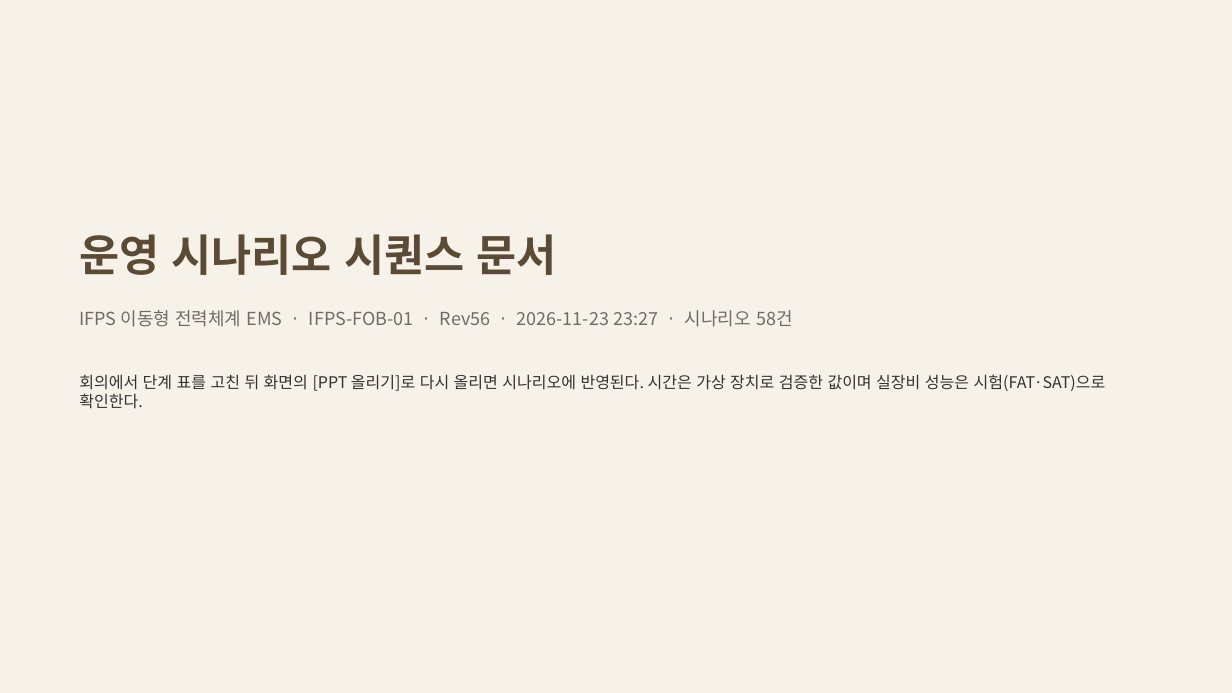
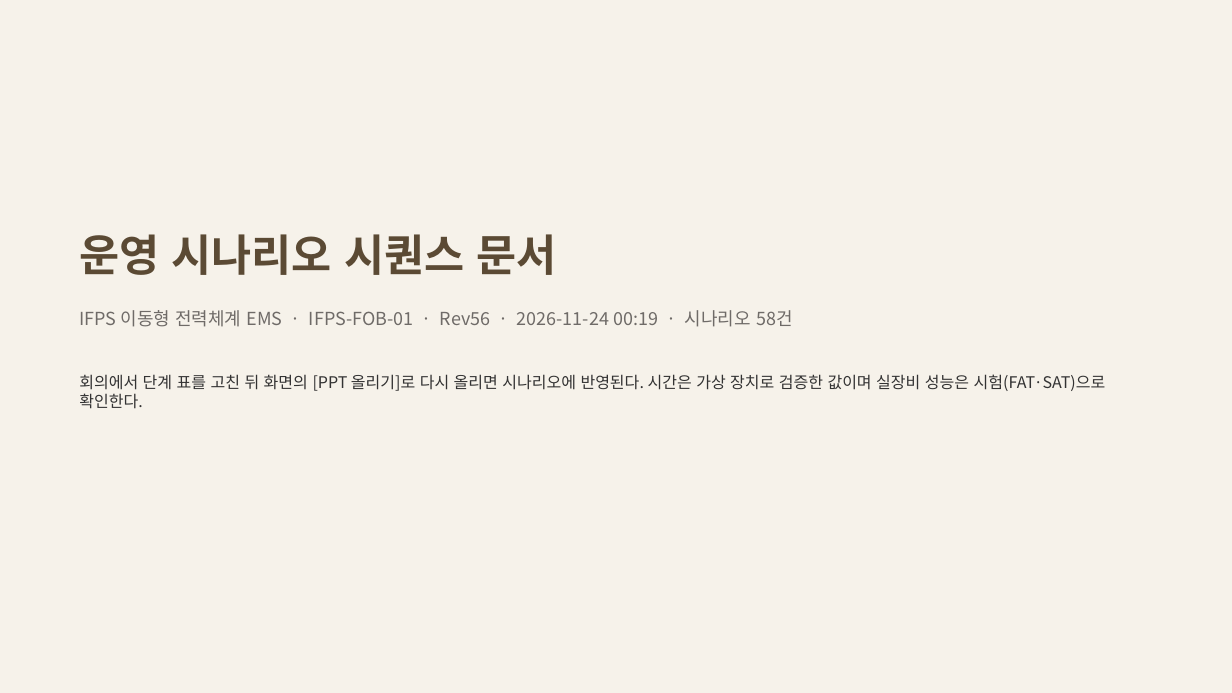
Before and after one commit to byunjd112-hue/headroom, a slide deck: slide 1 of mobile_ems/docs/out/IFPS_EMS_운영시나리오_시퀀스문서_Rev56.pptx. Drawn at 1232x693 pixels with LibreOffice and Linux fonts; fonts in the diff are those of the drawing. Boxes give left, top, right and bottom in pixels: in the first picture for what was removed or moved away, otherwise in the second. Text is boxed around its words. In the diff, an @@ line names an element or a change of style, - is before the commit and + after.

```diff
--- a/mobile_ems/docs/out/IFPS_EMS_운영시나리오_시퀀스문서_Rev56.pptx
+++ b/mobile_ems/docs/out/IFPS_EMS_운영시나리오_시퀀스문서_Rev56.pptx
@@ text at [79, 310, 793, 327]: text changed @@
-IFPS 이동형 전력체계 EMS · IFPS-FOB-01 · Rev56 · 2026-11-23 23:27 · 시나리오 58건
+IFPS 이동형 전력체계 EMS · IFPS-FOB-01 · Rev56 · 2026-11-24 00:19 · 시나리오 58건
```
Also in this commit, not shown: 21 other files.
